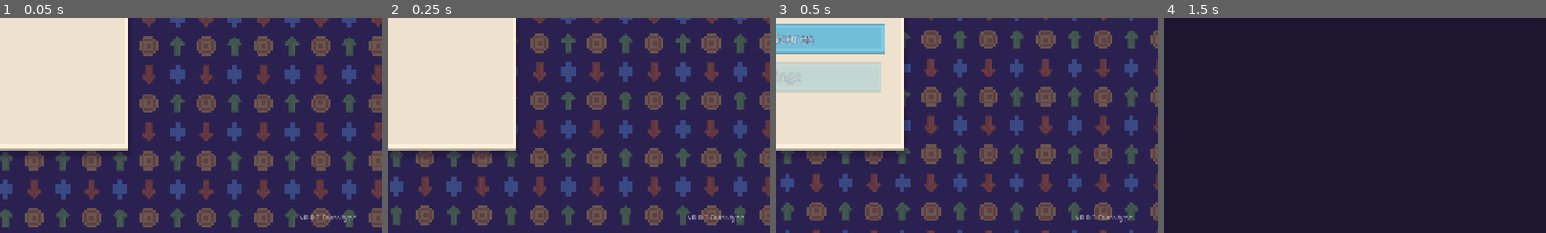
Above: before the commit, frames 1-4 (left to right).
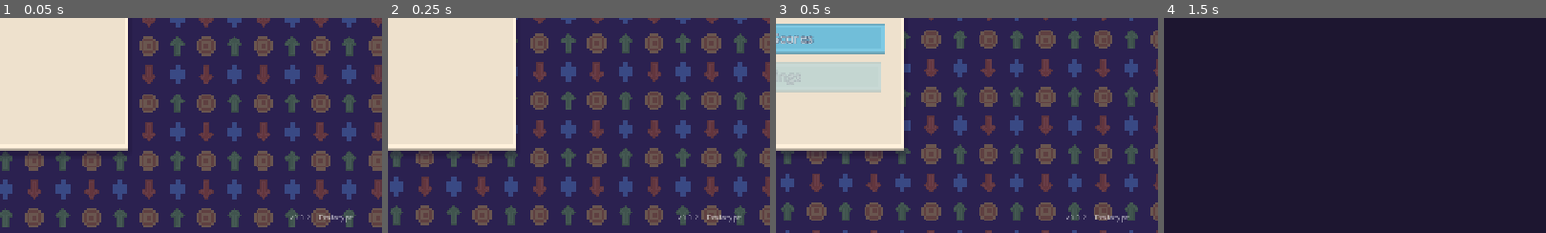
Above: after the commit, the same moments.

Repository: littenduck/stock-simulator
Game: Godot game, scene res://ui/main_menu/main_menu.tscn
Two runs of this game, one before a commit and one after it. Both use one fixed random seed, a clock stepped at 60 frames per second and the inputs below.
Inputs:
- Up to frame 1 (0.05 s): no input
- Up to frame 2 (0.25 s): no input
- Up to frame 3 (0.5 s): no input
- Up to frame 4 (1.5 s): click "New Run" at 0.5 s; click "Start Run" at 1.25 s
The pictures show only the part of the screen within x 50-100%, y 50-100%; the shares and areas given below are measured in that part.

The runs differ from the first frame. In frame 1, 0.2% of the frame differs, in the area x 76-94%, y 91-96%; in frame 2, 0.3%; in frame 3, 0.3%; in frame 4, nothing differs.

Commit message:
menu: version label shows version, short commit id, Prototype
Co-Authored-By: Claude Sonnet 5.5 <noreply@anthropic.com>

Diff:
--- a/ui/main_menu/main_menu.gd
+++ b/ui/main_menu/main_menu.gd
@@ -37,7 +37,8 @@
 		return
 	var label := Label.new()
 	label.name = "VersionLabel"
-	label.text = "v%s Prototype" % version
+	var commit := _commit_id()
+	label.text = "v%s  ·  %s  ·  Prototype" % [version, commit] if commit != "" else "v%s  ·  Prototype" % version
 	label.add_theme_font_size_override("font_size", 12)
 	label.add_theme_color_override("font_color", Color(1, 1, 1, 0.55))
 	label.mouse_filter = Control.MOUSE_FILTER_IGNORE
@@ -45,6 +46,17 @@
 	label.grow_horizontal = Control.GROW_DIRECTION_BEGIN
 	label.grow_vertical = Control.GROW_DIRECTION_BEGIN
 	add_child(label)
+
+
+## Short commit id: asked from git when the game runs from the project folder, otherwise read from
+## res://build_info.txt (one line, written by whoever exports a build). Empty when neither is available.
+func _commit_id() -> String:
+	var out: Array = []
+	if not OS.has_feature("template") and OS.execute("git", ["-C", ProjectSettings.globalize_path("res://"), "rev-parse", "--short", "HEAD"], out) == 0 and not out.is_empty():
+		return String(out[0]).strip_edges()
+	if FileAccess.file_exists("res://build_info.txt"):
+		return FileAccess.get_file_as_string("res://build_info.txt").strip_edges()
+	return ""
 
 
 ## Title bounces in, then the buttons rise one after another.
